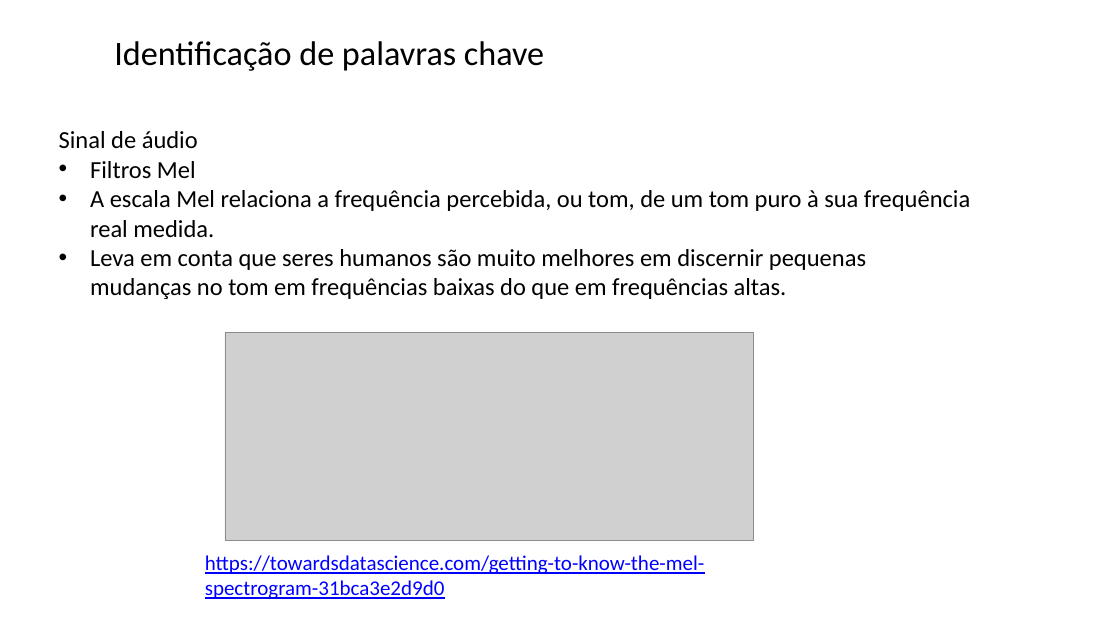
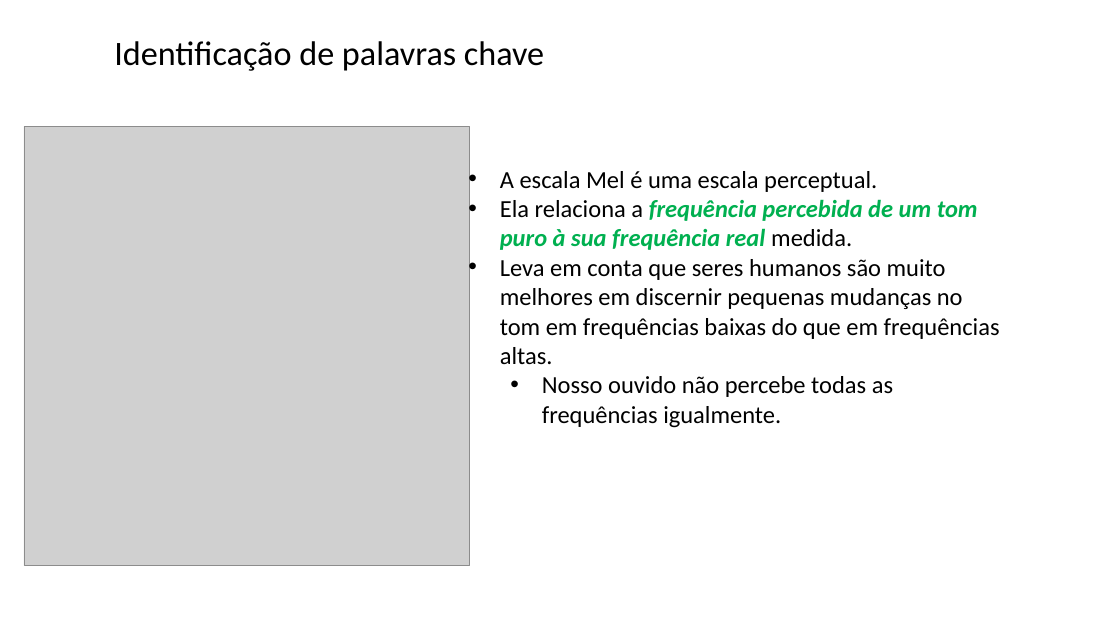
Before and after one commit to zz4fap/tp557-iot-ml, a slide deck: slide 34 of slides/TP557_17_identificação_palavras_chave.pptx (slide 29 before the commit). Drawn at 1120x630 pixels with LibreOffice and Linux fonts; fonts in the diff are those of the drawing; grey boxes stand for pictures; background and template pictures are left out. Boxes give left, top, right and bottom in pixels: in the first picture for what was removed or moved away, otherwise in the second. Text is boxed around its words. In the diff, an @@ line names an element or a change of style, - is before the commit and + after.

```diff
--- a/slides/TP557_17_identificação_palavras_chave.pptx
+++ b/slides/TP557_17_identificação_palavras_chave.pptx
@@ picture added at box(24, 126, 471, 565) @@
@@ text "A escala Mel é uma ...": place and size @@
-text "A escala Mel é uma ..." at box(59, 131, 970, 299)
+text "A escala Mel é uma ..." at box(500, 171, 1000, 428)
@@ text at box(500, 171, 978, 250): text changed @@
-Sinal de áudio
-• Filtros Mel
-• A escala Mel relaciona a frequência percebida, ou tom, de um tom puro à sua frequência real medida.
+• A escala Mel é uma escala perceptual.
+• Ela relaciona a frequência percebida de um tom puro à sua frequência real medida.
@@ picture removed at box(225, 333, 754, 541) @@
@@ text at box(542, 376, 893, 428): paragraph added @@
+  • Nosso ouvido não percebe todas as frequências igualmente.
@@ text removed at box(205, 555, 705, 599) @@
-https://towardsdatascience.com/getting-to-know-the-mel-spectrogram-31bca3e2d9d0
```
Also in this commit, not shown: 16 other slides changed, 10 slides added, 2 slides removed, 1 other file.
